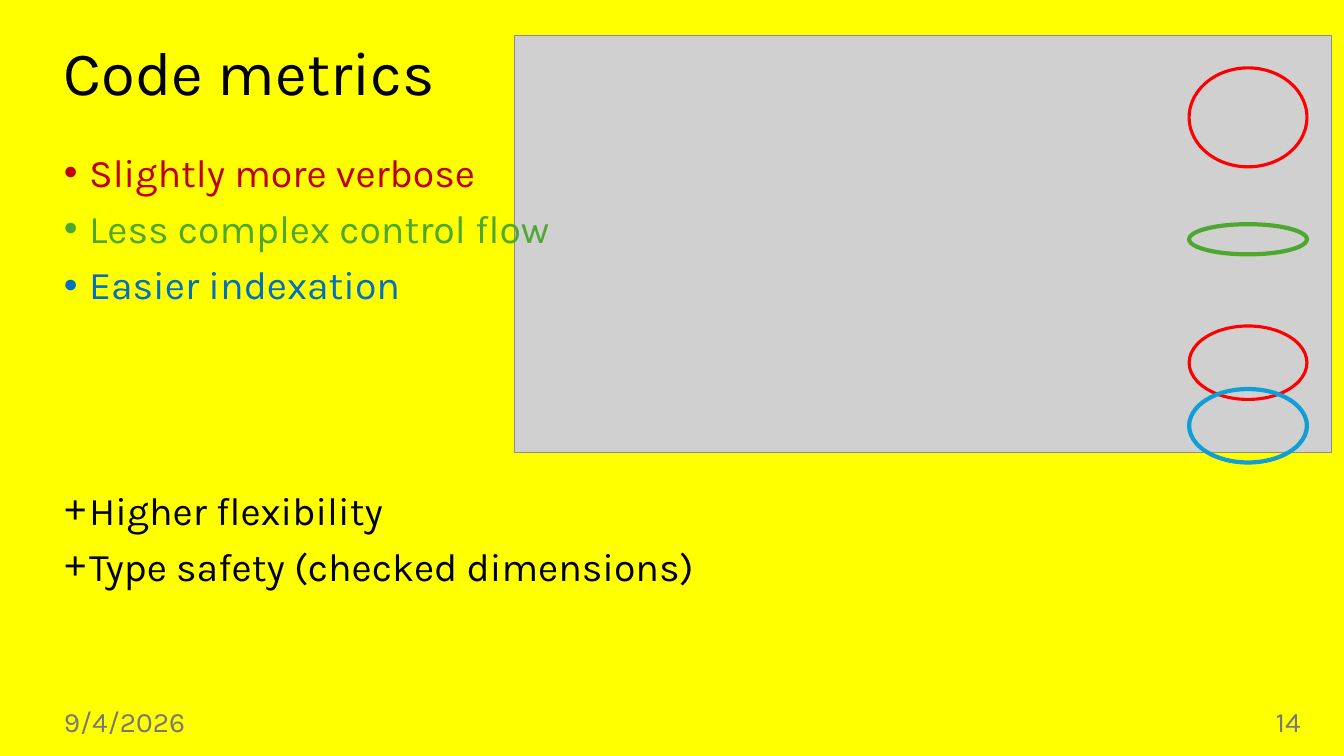
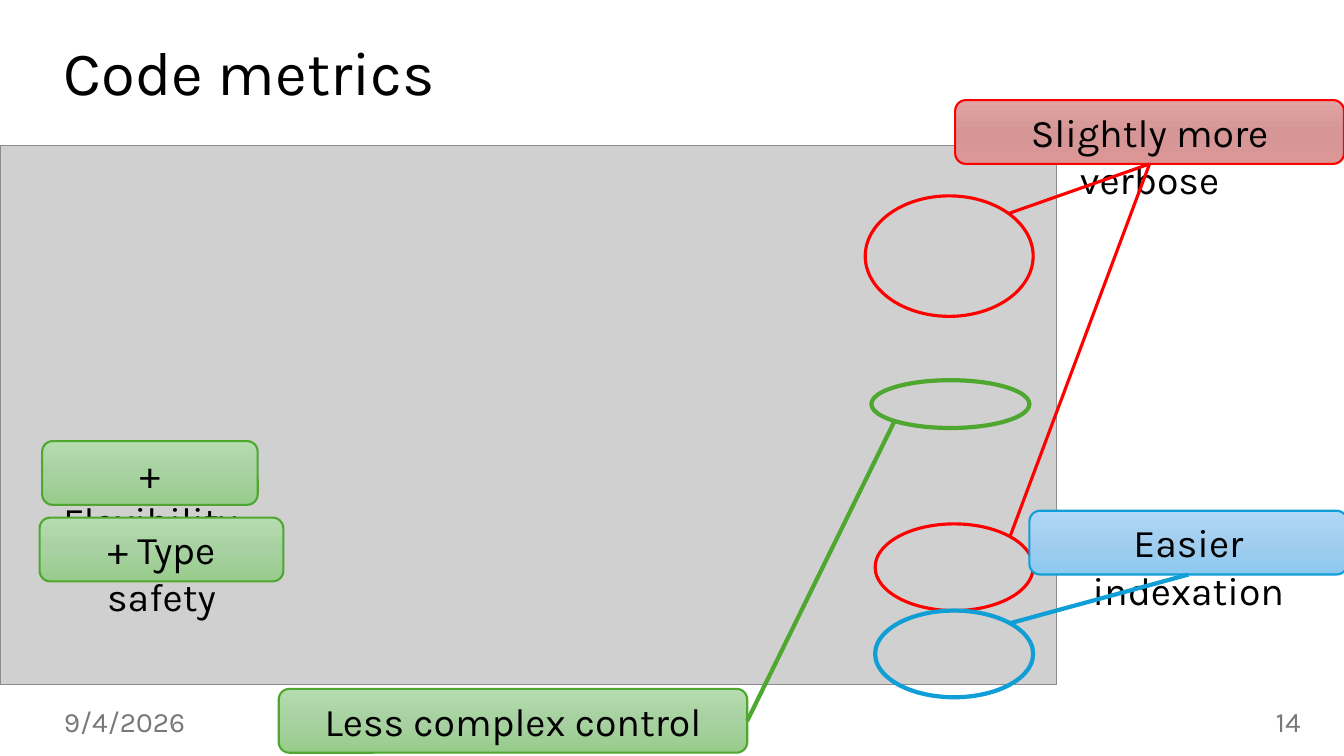
Before and after one commit to jiriklepl/phd-thesis, a slide deck: slide 14 of slides/Optimizing Memory Layouts and Traversal Orders in High-Performance Computing.pptx. Drawn at 1344x756 pixels with LibreOffice and Linux fonts; fonts in the diff are those of the drawing; grey boxes stand for pictures; background and template pictures are left out. Boxes give left, top, right and bottom in pixels: in the first picture for what was removed or moved away, otherwise in the second. Text is boxed around its words. In the diff, an @@ line names an element or a change of style, - is before the commit and + after.

```diff
--- a/slides/Optimizing Memory Layouts and Traversal Orders in High-Performance Computing.pptx
+++ b/slides/Optimizing Memory Layouts and Traversal Orders in High-Performance Computing.pptx
@@ background #FFFF00 to #FFFFFF @@
@@ rounded rectangle added at (x1=956, y1=100, x2=1344, y2=163), fill gradient #E1A3A3 to #D69696 to #DC9696, outline #FF0000 1.5 pt, 28 pt, text #000000 @@
+Slightly more verbose
@@ picture resized from (x1=514, y1=35, x2=1332, y2=452) to (x1=0, y1=146, x2=1057, y2=685) @@
@@ text removed at (x1=89, y1=160, x2=694, y2=591) @@
-• Slightly more verbose
-• Less complex control flow
-• Easier indexation
-+ Higher flexibility
-+ Type safety (checked dimensions)
@@ line added from (1009, 214) to (1149, 164), #FF0000 2.25 pt @@
@@ line added from (1010, 536) to (1149, 164), #FF0000 2.25 pt @@
@@ ellipse resized from (x1=1190, y1=68, x2=1308, y2=166) to (x1=865, y1=196, x2=1033, y2=317) @@
@@ ellipse resized from (x1=1190, y1=224, x2=1308, y2=254) to (x1=872, y1=380, x2=1030, y2=427) @@
@@ rounded rectangle added at (x1=42, y1=442, x2=258, y2=505), fill gradient #B5DCAE to #A8D1A1 to #97CC8C, outline #4EA72E 1.5 pt, 28 pt, text #000000 @@
++ Flexibility
@@ line added from (747, 721) to (895, 421), #4EA72E 3 pt @@
@@ rounded rectangle added at (x1=39, y1=518, x2=283, y2=582), fill gradient #B5DCAE to #A8D1A1 to #97CC8C, outline #4EA72E 1.5 pt, 28 pt, text #000000 @@
++ Type safety
@@ ellipse resized from (x1=1190, y1=326, x2=1308, y2=399) to (x1=875, y1=524, x2=1033, y2=611) @@
@@ rounded rectangle added at (x1=1029, y1=511, x2=1344, y2=575), fill gradient #AFD8F7 to #A2CDEE to #8CC8F0, outline #0F9ED5 1.5 pt, 28 pt, text #000000 @@
+Easier indexation
@@ line added from (1010, 623) to (1189, 575), #0F9ED5 3 pt @@
@@ ellipse resized from (x1=1190, y1=389, x2=1308, y2=463) to (x1=875, y1=611, x2=1033, y2=698) @@
@@ rounded rectangle added at (x1=279, y1=689, x2=748, y2=752), fill gradient #B5DCAE to #A8D1A1 to #97CC8C, outline #4EA72E 1.5 pt, 28 pt, text #000000 @@
+Less complex control flow
```
Also in this commit, not shown: 23 other slides changed.
